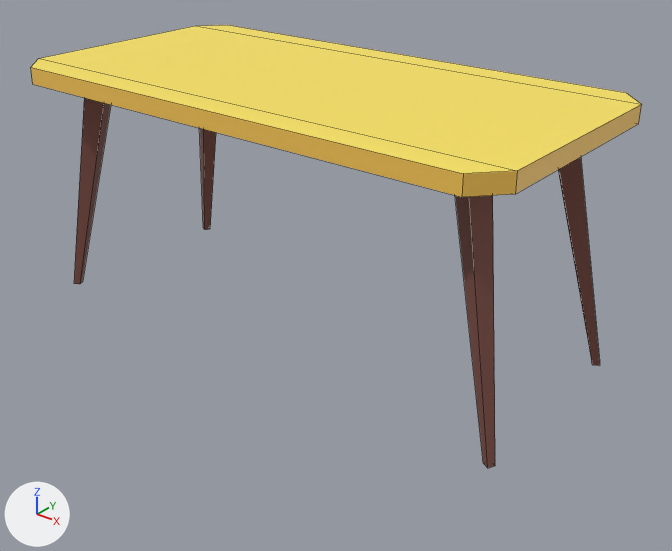
Before and after pictures for a commit that changed the FBX model Assets/Mesh/New/table.fbx.
Camera for both pictures: a 50 mm lens placed at (0.1364, -0.1623, 0.084), pointed at (0.0056, 0.0012, -0.0174). Every picture has the same lights, and +X, +Y and +Z are marked at lower left. Mesh edges are drawn as thin lines. Where no turn or scale is listed for an object, it has been applied to the vertices.

The first picture shows 'table'.
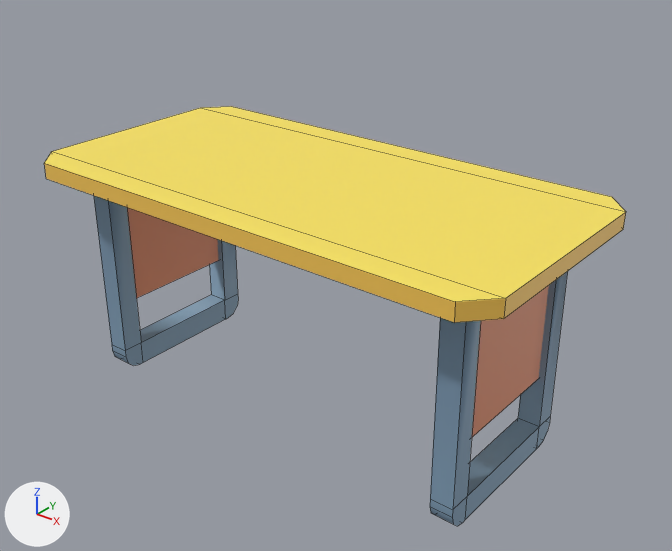
The change, as a list of edits to the scene's bpy script:
```text
Change me_mesh:
    used by ob_table; location = (0.0, 0.0, 0.0)
    remove me_mesh.from_pydata(...)  # 48 vertices, 38 faces; spans x -0.067..0.067, y -0.0335..0.0335, z -0.0313..0.0313
    add me_mesh.from_pydata(...)  # 104 vertices, 82 faces; spans x -0.067..0.067, y -0.0335..0.0335, z -0.0313..0.0313
    me_mesh part 1: a new loose piece, a box spanning x -0.0549..-0.0527, y -0.0176..0.0176, z -0.0116..0.0284, in mat_lambert2 (picture img_megatexture2k_png)
    me_mesh part 2: a new loose piece, a box spanning x 0.053..0.0552, y -0.0176..0.0176, z -0.0116..0.0284, in mat_lambert2 (picture img_megatexture2k_png)
    me_mesh part 3: a new loose piece of 36 vertices spanning x -0.0569..-0.051, y -0.0226..0.0226, z -0.0313..0.0271, in mat_lambert2 (picture img_megatexture2k_png)
    me_mesh part 4: a new loose piece of 36 vertices spanning x 0.051..0.0569, y -0.0226..0.0226, z -0.0313..0.0271, in mat_lambert2 (picture img_megatexture2k_png)
    me_mesh part 5
    16 vertices are removed from x 0.05..0.0669, y -0.026..0.026, z -0.0313..0.0268
    12 faces are deleted
    me_mesh part 6
    16 vertices are removed from x -0.0669..-0.05, y -0.026..0.026, z -0.0313..0.0268
    12 faces are deleted
Change ob_table:
    ob_table.location: (0.0, 0.0, 0.0) -> (0.0, 0.0, -0.0242)
```

Pixel boxes [x1, y1, x2, y2] of what changed, in the pictures (672 x 551 px):
'table', reshaped, moved
    before: [31, 25, 642, 468]
    after: [44, 106, 626, 526]
part 1 of me_mesh, added (brown)
    after: [127, 207, 219, 298]
part 2 of me_mesh, added (brown)
    after: [472, 285, 549, 437]
part 3 of me_mesh, added (blue)
    after: [94, 196, 238, 366]
part 4 of me_mesh, added (blue)
    after: [430, 271, 568, 526]
part 5 of me_mesh, deleted (brown)
    before: [455, 157, 600, 468]
part 6 of me_mesh, deleted (brown)
    before: [74, 98, 216, 284]
